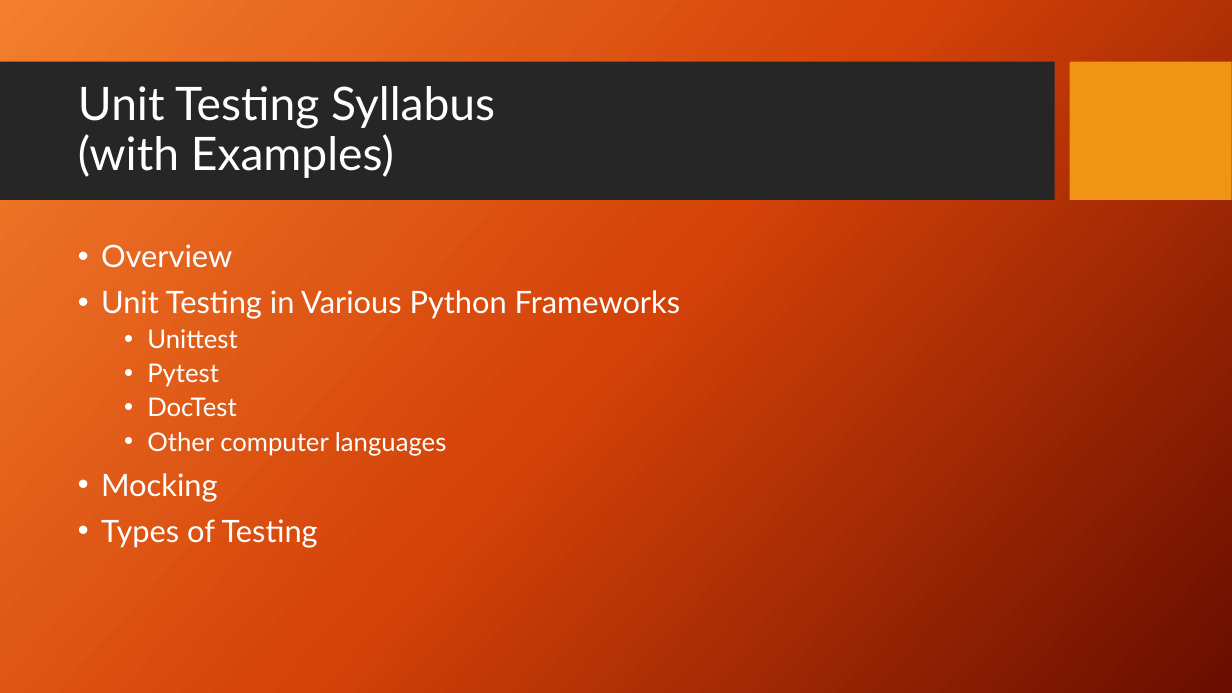
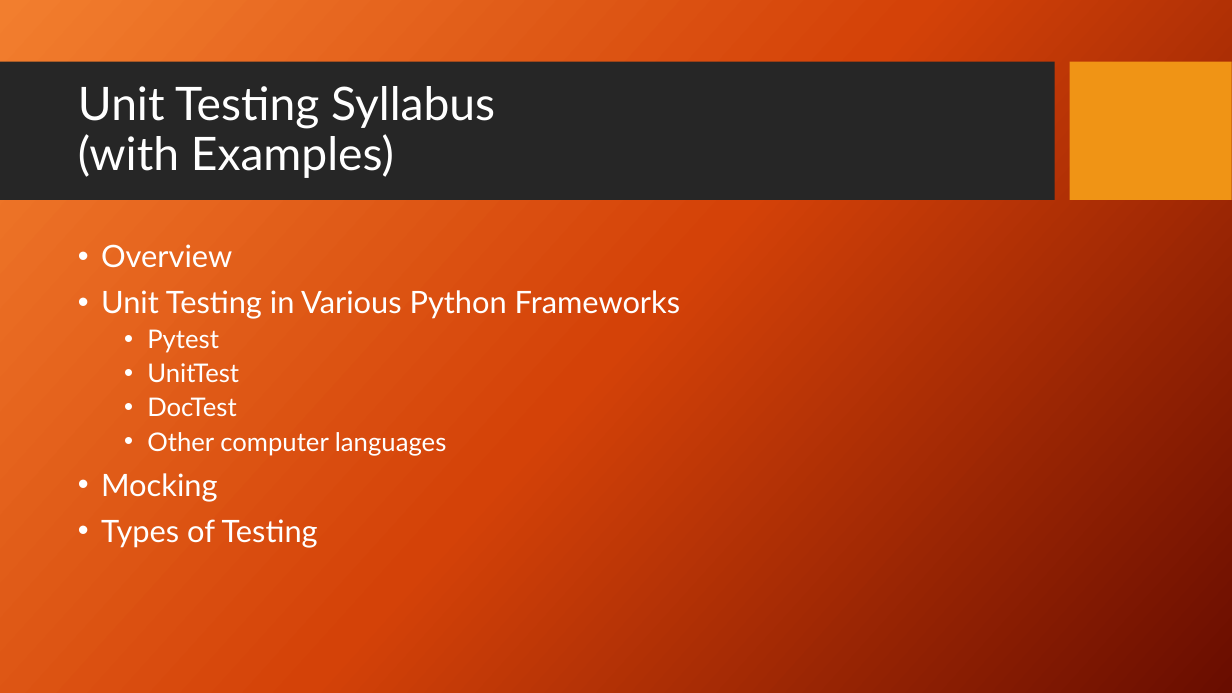
Before and after one commit to PrincetonUniversity/software_testing, a slide deck: slide 3 of UnitTestingSlides.pptx (slide 2 before the commit). Drawn at 1232x693 pixels with LibreOffice and Linux fonts; fonts in the diff are those of the drawing; background and template pictures are left out. Boxes give left, top, right and bottom in pixels: in the first picture for what was removed or moved away, otherwise in the second. Text is boxed around its words. In the diff, an @@ line names an element or a change of style, - is before the commit and + after.

```diff
--- a/UnitTestingSlides.pptx
+++ b/UnitTestingSlides.pptx
@@ text at (147, 329, 237, 349): paragraph removed @@
-  • Unittest
@@ text at (147, 363, 239, 383): paragraph added @@
+  • UnitTest
```
Also in this commit, not shown: 10 other slides changed, 4 slides added.
